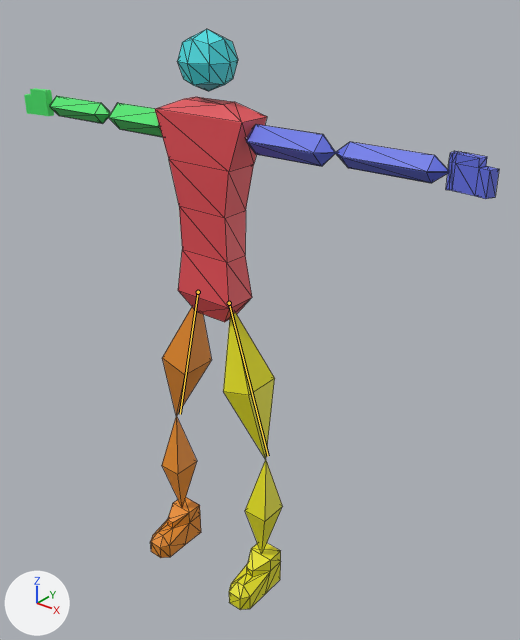
The glTF model FPS/Player/Player.glb as it was, and as the next commit left it.
Rendered twice from a 50 mm lens placed at (3.57, -3.87, 5.1), pointed at (0.28, 0.24, 2.55). Lighting does not change. The marker at lower left points along +X, +Y and +Z. The bones that change are drawn over the model as lines. Mesh edges are drawn as thin lines on the coarser meshes.

Names of what the first picture shows: 'Foot.L', 'Foot.R', 'Hand.L', 'Head', 'LowerArm.L', 'LowerLeg.L', 'LowerLeg.R', 'Torso', 'UpperArm.L', 'UpperArm.R', 'UpperLeg.L', 'UpperLeg.R'.
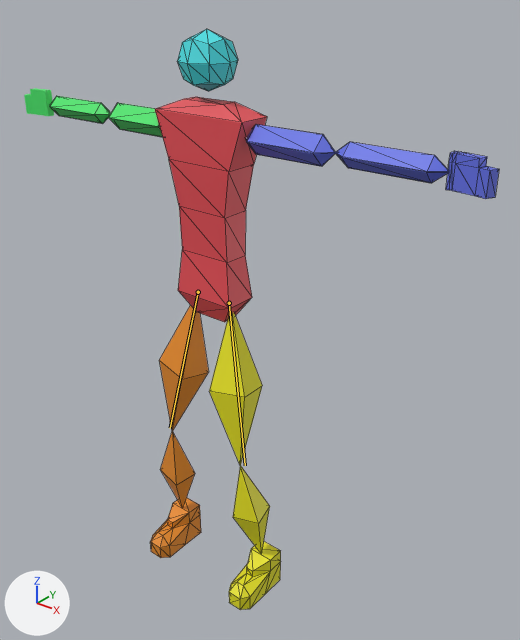
The newer file adds an action. The first version stands in its rest pose; the second is drawn at frame 1 of the action 'T-Pose'.

Boxes (x1, y1, x2, y2) around the edits, measured in the pictures (520 x 640 px):
'UpperLeg.L', posed: before (223, 312, 275, 459); after (209, 313, 262, 466)
'UpperLeg.R', posed (15% taller): before (162, 307, 212, 416); after (159, 305, 208, 431)
'LowerLeg.L', posed (6% shorter): before (245, 459, 282, 553); after (233, 466, 270, 554)
'LowerLeg.R', posed (15% shorter): before (162, 416, 197, 507); after (160, 431, 195, 508)
bone 'UpperLeg.L', root to tip: before (229, 303) to (268, 456); after (229, 303) to (245, 465)
bone 'UpperLeg.R', root to tip: before (198, 292) to (180, 414); after (198, 292) to (170, 428)

Edits to the bpy script that builds the scene:
```text
Change bone_upperleg_l:
    where bone_upperleg_l = bpy.data.objects['Armature'].pose.bones['UpperLeg.L']  # child of 'Hip'
    bone_upperleg_l.rotation_quaternion: (1.0, 0.0, 0.0, 0.0) -> (0.764, -0.074, 0.64, -0.029)  # degrees (0, 0, 0) -> degrees (-42, 77, -38)
Change bone_upperleg_r:
    where bone_upperleg_r = bpy.data.objects['Armature'].pose.bones['UpperLeg.R']  # child of 'Hip'
    bone_upperleg_r.rotation_quaternion: (1.0, 0.0, 0.0, 0.0) -> (0.764, -0.074, -0.64, 0.029)  # degrees (0, 0, 0) -> degrees (-42, -77, 38)
```
